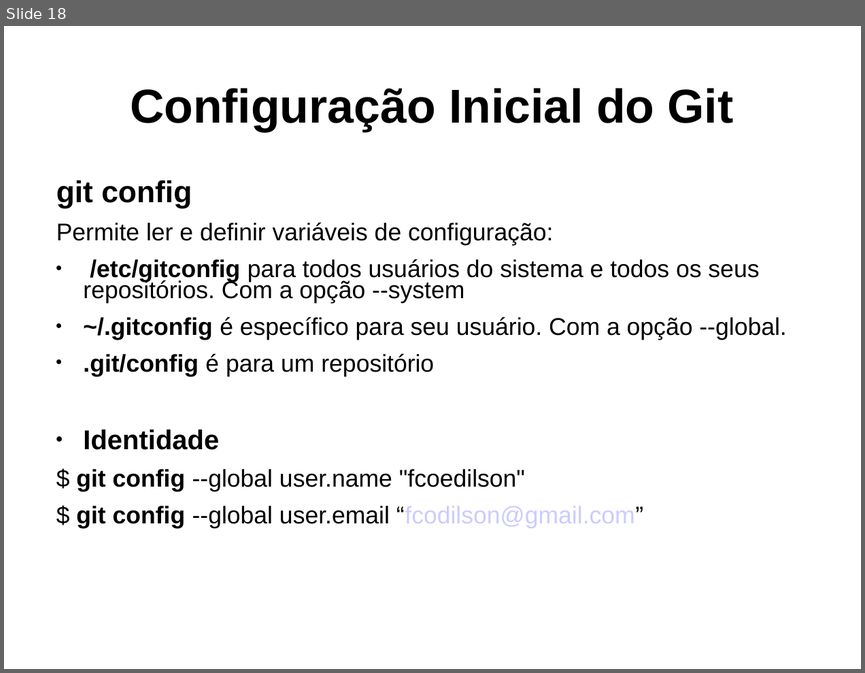
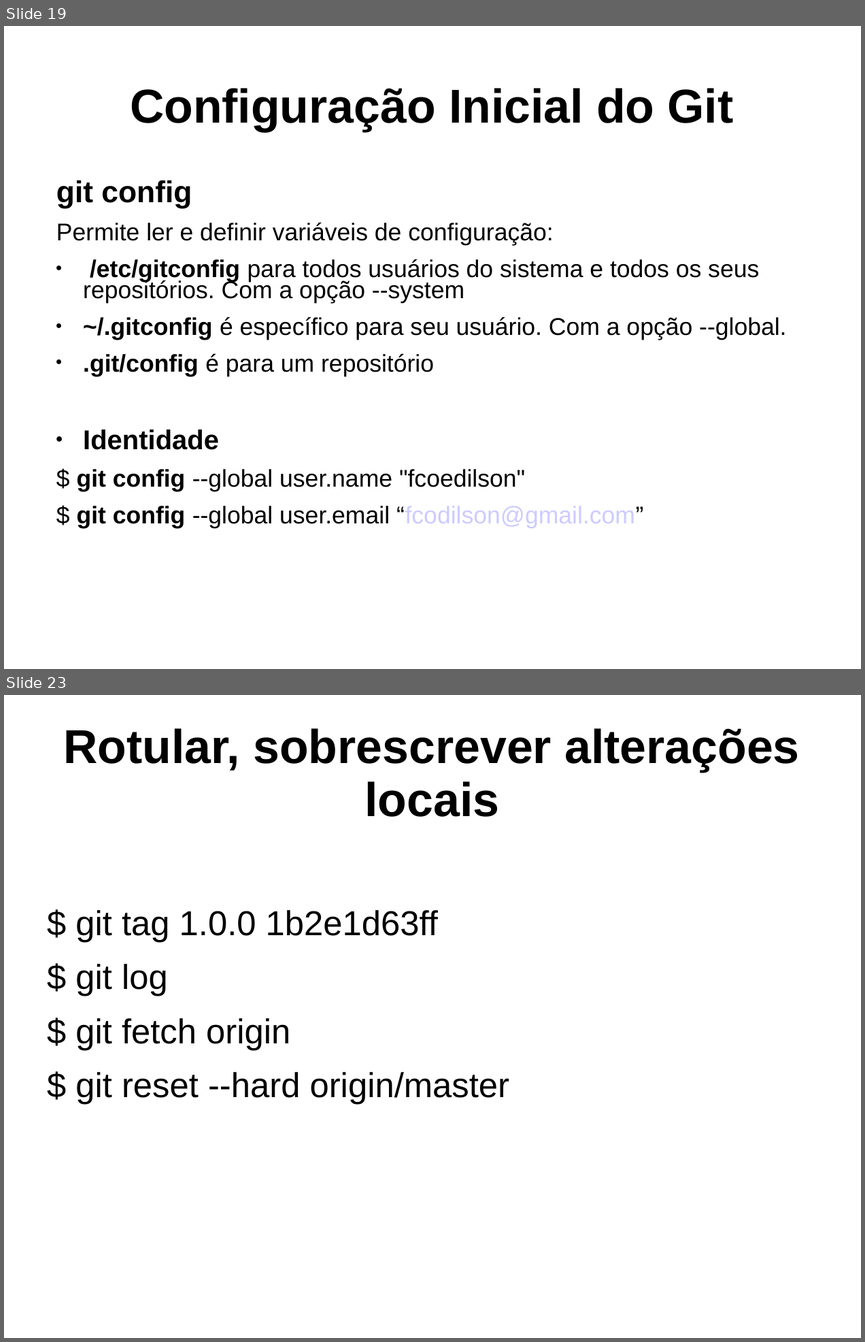
Before and after one commit to fcoedilson/engsoft, a slide deck: apresentacao_git_fa7_eng_soft/apresentacao_git_edilson_fa7.ppt. Shown one above the other, each under a label of ours: slide 18 before the commit, slides 19 and 23 after it; the slides between them are not shown. The pictures are 865x673 and 865x1342 pixels, drawn with LibreOffice and Linux fonts; fonts in the diff are those of the drawing. Boxes give left, top, right and bottom in pixels: in the first picture for what was removed or moved away, otherwise in the second. Text is boxed around its words. In the diff, an @@ line names an element or a change of style, - is before the commit and + after.

```diff
--- a/apresentacao_git_fa7_eng_soft/apresentacao_git_edilson_fa7.ppt
+++ b/apresentacao_git_fa7_eng_soft/apresentacao_git_edilson_fa7.ppt
@@ slide 23 added at bbox=[4, 695, 861, 1338], background #FFFFFF @@
@@ title added at bbox=[63, 728, 799, 817], 44 pt, text #000000, bold @@
+Rotular, sobrescrever alterações locais
@@ text added at bbox=[75, 910, 509, 1104], 32 pt, text #000000 @@
+$ git tag 1.0.0 1b2e1d63ff
+$ git log
+$ git fetch origin
+$ git reset --hard origin/master
@@ what was slide 18 is now slide 19 @@
```
Also in this commit, not shown: 6 slides changed, 1 other slide added, 2 other files.
